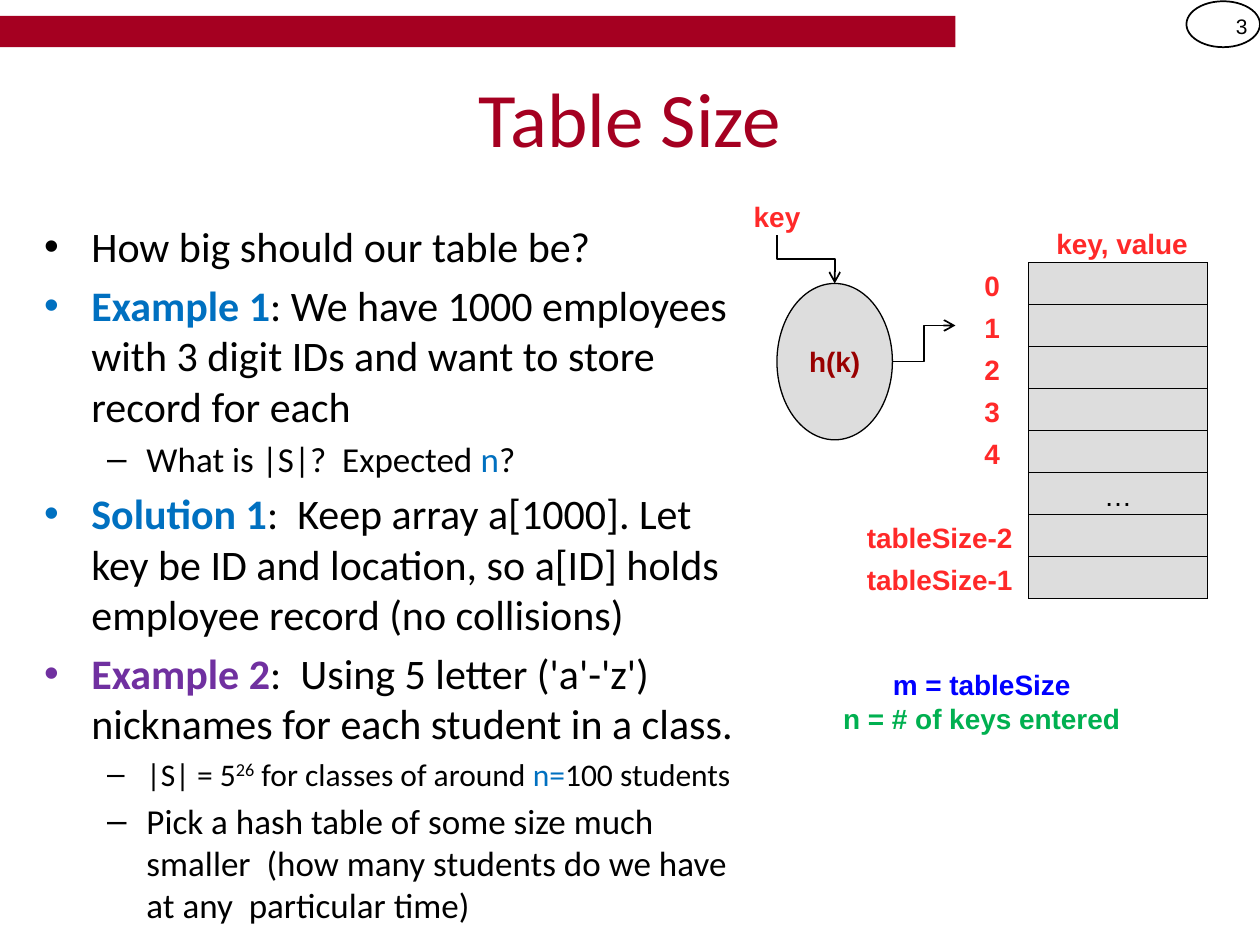
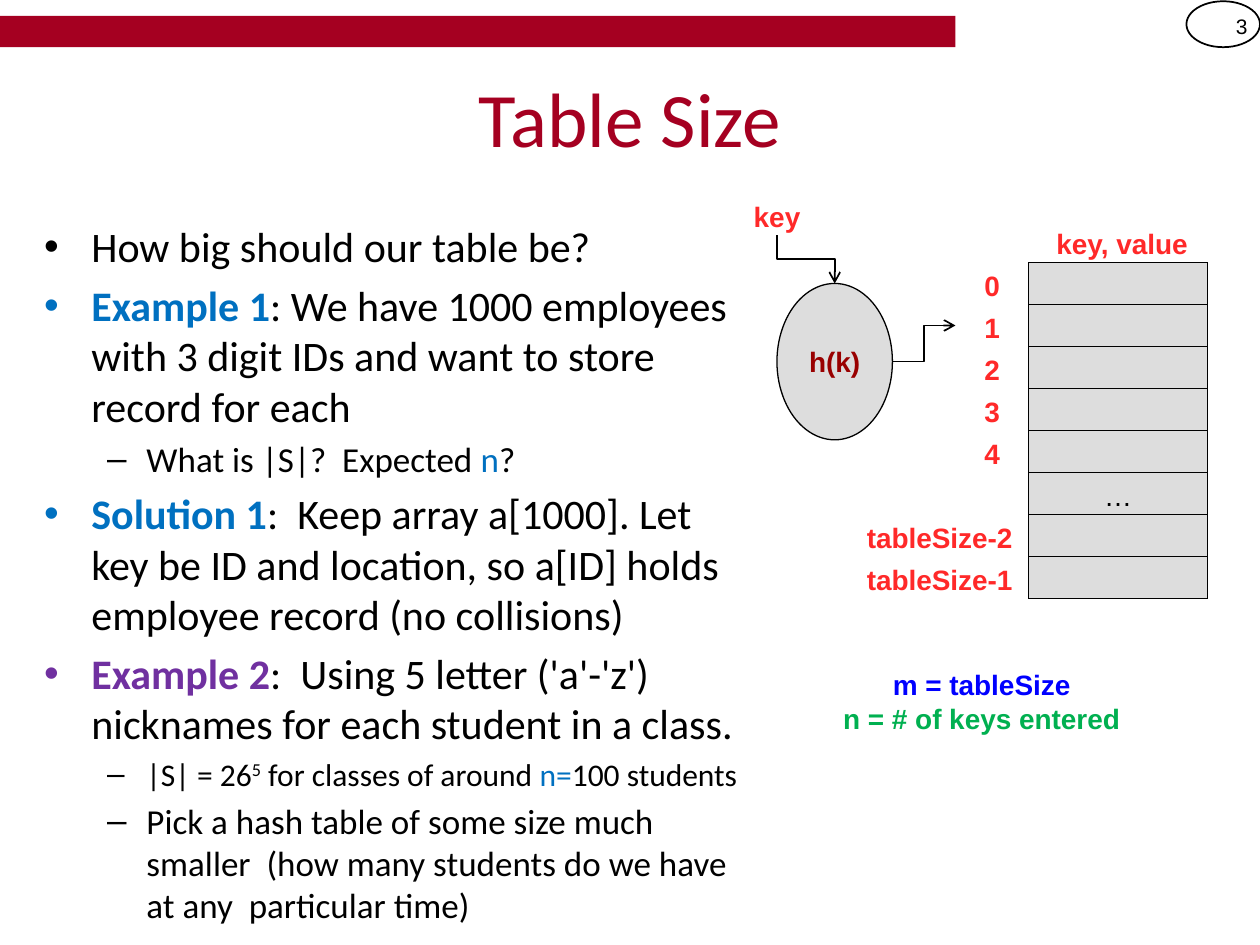
Before and after one commit to csci104/site, a slide deck: slide 3 of schedule/notes/20-Hash Functions.pptx. Drawn at 1260x945 pixels with LibreOffice and Linux fonts; fonts in the diff are those of the drawing; background and template pictures are left out. Boxes give left, top, right and bottom in pixels: in the first picture for what was removed or moved away, otherwise in the second. Text is boxed around its words. In the diff, an @@ line names an element or a change of style, - is before the commit and + after.

```diff
--- a/schedule/notes/20-Hash Functions.pptx
+++ b/schedule/notes/20-Hash Functions.pptx
@@ text at (146, 763, 737, 792): text changed @@
-  – |S| = 526 for classes of around n=100 students
+  – |S| = 265 for classes of around n=100 students
```
